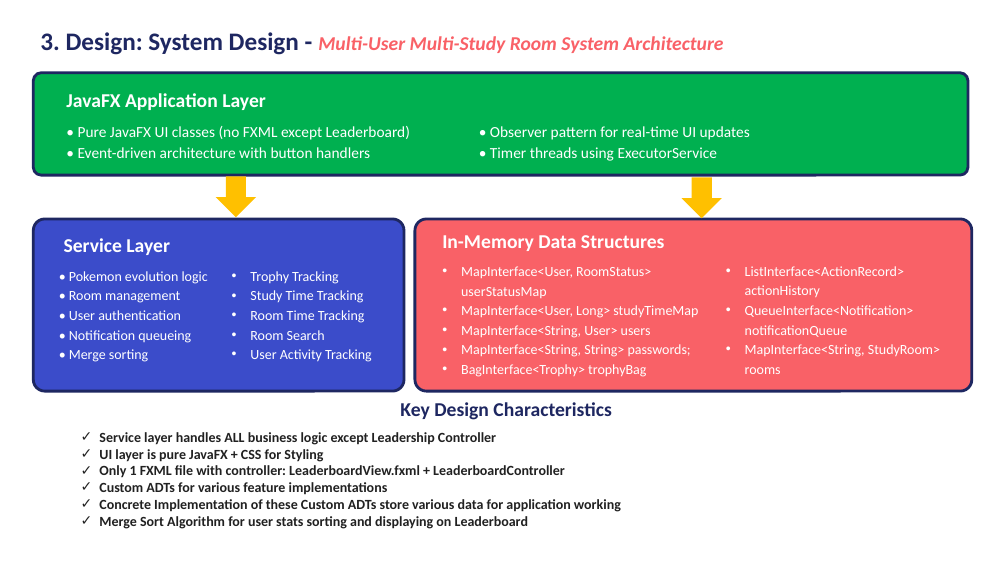
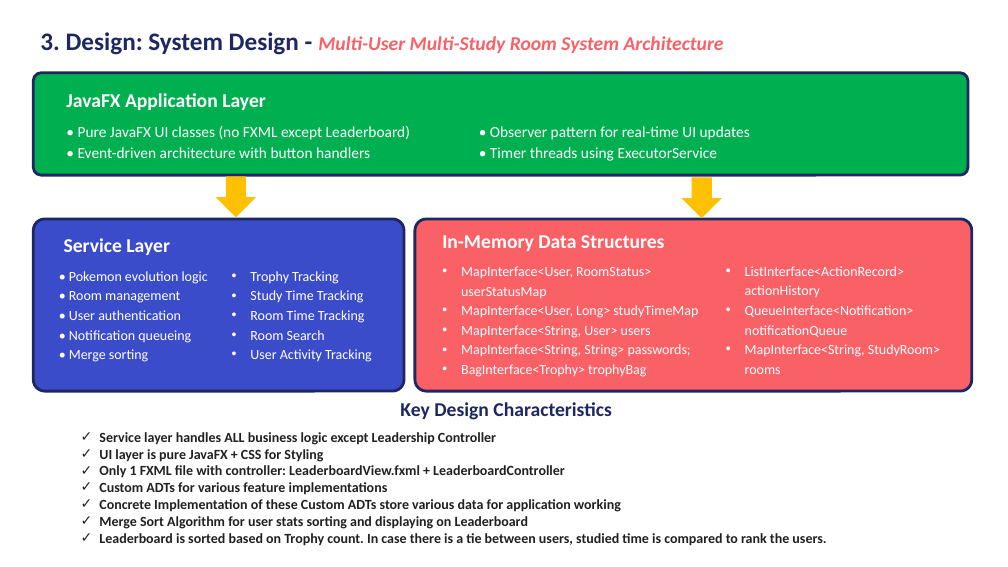
Before and after one commit to Sagar-Satra/Group-Study-Application, a slide deck: slide 6 of PokeStudy_Presentation - Team Stack Underflow - Sagar, Yuxuan, Aditya.pptx. Drawn at 1008x567 pixels with LibreOffice and Linux fonts; fonts in the diff are those of the drawing. Boxes give left, top, right and bottom in pixels: in the first picture for what was removed or moved away, otherwise in the second. Text is boxed around its words. In the diff, an @@ line names an element or a change of style, - is before the commit and + after.

```diff
--- a/PokeStudy_Presentation - Team Stack Underflow - Sagar, Yuxuan, Aditya.pptx
+++ b/PokeStudy_Presentation - Team Stack Underflow - Sagar, Yuxuan, Aditya.pptx
@@ text at (99,533,826,546): paragraph added @@
+✓ Leaderboard is sorted based on Trophy count. In case there is a tie between users, studied time is compared to rank the users.
```
Also in this commit, not shown: 1 other slide changed, 1 other file.
